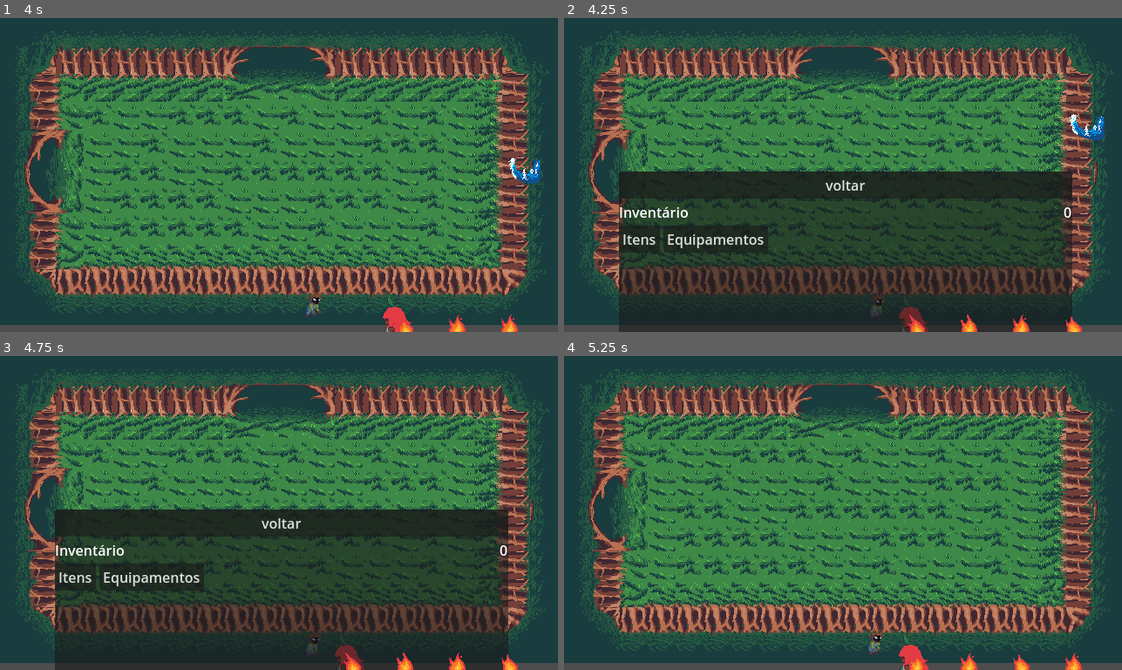
Above: before the commit, frames 1-4 (two rows, left to right).
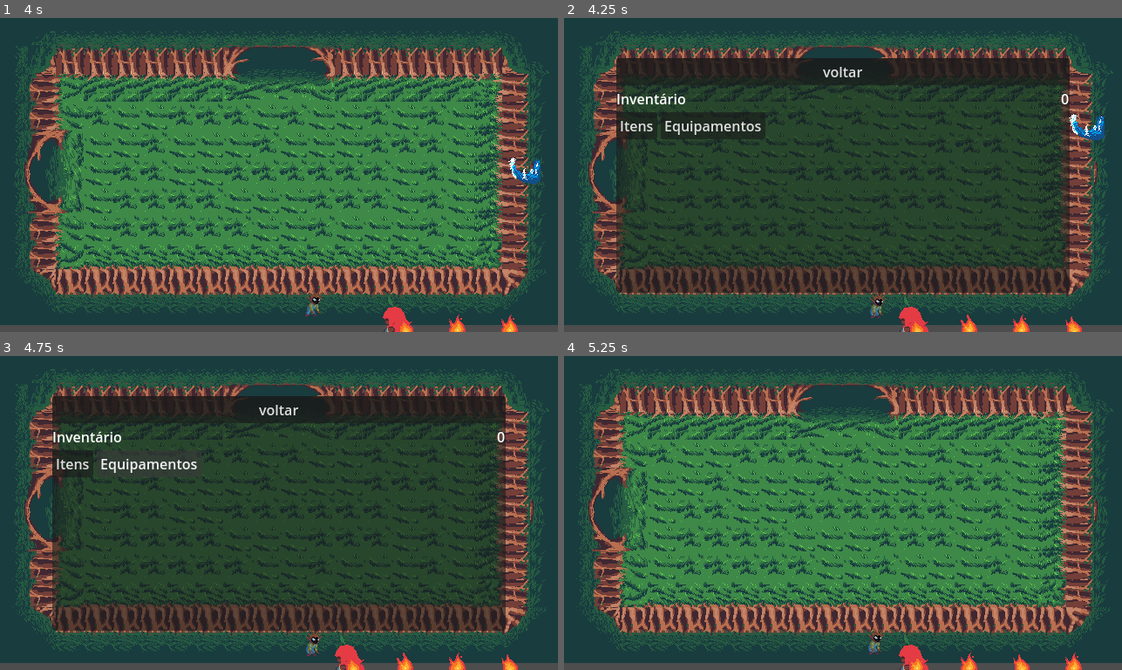
Above: after the commit, the same moments.

Repository: SamuelMTL/AmazonProject
Game: Godot game, scene res://scenes/Dungeons/dungeon.tscn
The game is run twice, just before and just after one commit, with the same random seed, the same clock (stepped at 60 frames per second) and the same inputs. This scene is started directly instead of the project's main scene. Sound files missing from this copy of the repository are replaced by a short silence.
Inputs (mouse positions are in pixels of both pictures, inside the frame that each line leads up to):
- Up to frame 1 (4 s): move the mouse to (401, 159) at 0.52 s; hold Right (ui_right) 0.53-1.28 s; tap one key every 0.75 s from 0.6 s: R (BoitataPower) Q (CurupiraPower) H (Habilidades) E (IaraPower); move the mouse to (167, 190) at 1.27 s; hold Down (ui_down) 1.28-2.03 s; move the mouse to (334, 105) at 2.02 s; hold Right (ui_right) 2.03-2.78 s; move the mouse to (251, 237) at 2.77 s; hold Up (ui_up) 2.78-3.53 s; move the mouse to (446, 222) at 3.52 s; hold Left (ui_left) from 3.53 s (still down); click (446, 222) at 3.6 s
- Up to frame 2 (4.25 s): keep holding Left (ui_left); tap I (inventario) at 4.15 s
- Up to frame 3 (4.75 s): keep holding Left (ui_left); move the mouse to (111, 465) at 4.27 s; tap 3 (equip_boleadeira) at 4.35 s
- Up to frame 4 (5.25 s): release Left (ui_left) at 5 s; click "voltar" at 5 s

Frame 1 is identical in both runs. In frame 2, 39% of the frame differs, in the area x 9-92%, y 12-100%; in frame 3, 39%; in frame 4, nothing differs.

Commit message:
itens drop

Diff:
--- a/amazonproject/inimigoteste.gd
+++ b/amazonproject/inimigoteste.gd
@@ -83,10 +83,11 @@
 func drop_item(enemy: String):
 	var item = preload("res://Components/InventarioComponent/item.tscn")
 	var item_instance = item.instantiate()
-	print(item_instance)
-	add_child(item_instance)
+	item_instance.position = global_position
+	get_parent().add_child(item_instance)
 
 func die():
+	drop_item("espantalho")
 	queue_free()
 	Global.enemy_counter -= 1
 
--- a/amazonproject/item.gd
+++ b/amazonproject/item.gd
@@ -4,3 +4,4 @@
 
 func _on_area_2d_body_entered(body: Node2D) -> void:
 	PlayerInventory.add_collectible(item_name, 1)
+	queue_free()
--- a/amazonproject/scenes/Dungeons/MataDaTerraFirme/dungeon.gd
+++ b/amazonproject/scenes/Dungeons/MataDaTerraFirme/dungeon.gd
@@ -3,13 +3,14 @@
 @onready var camera = $Camera2D
 @onready var pause_menu = $PauseComponent
 @onready var player = $Jogador
-@onready var inventario = $Inventario
+@onready var inventario = $Inventory
 
 var room_size = Vector2(640, 360)  # Ajuste para o tamanho real da sala
 
 func _process(delta):
 	update_position(camera)
 	update_position(pause_menu)
+	update_position(inventario)
 
 
 func update_position(entidade):
--- a/amazonproject/scenes/Dungeons/dungeon.tscn
+++ b/amazonproject/scenes/Dungeons/dungeon.tscn
@@ -17,11 +17,11 @@
 
 [node name="Camera2D" type="Camera2D" parent="."]
 
-[node name="PauseComponent" parent="." instance=ExtResource("4_cufjj")]
-
 [node name="Inventory" parent="." instance=ExtResource("4_d3203")]
 visible = false
 offset_left = 963.0
 offset_top = 1030.0
 offset_right = 963.0
 offset_bottom = 1030.0
+
+[node name="PauseComponent" parent="." instance=ExtResource("4_cufjj")]
